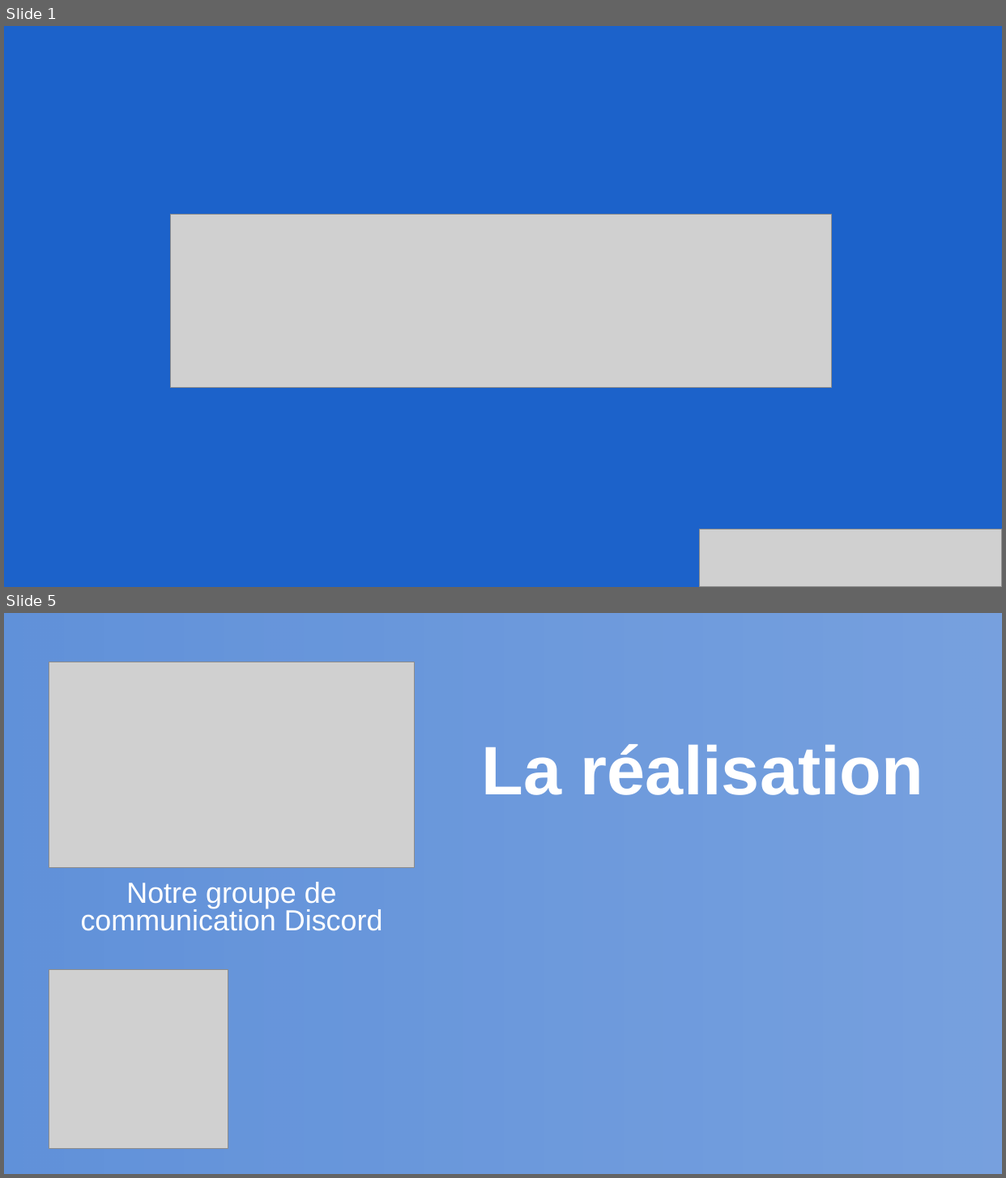
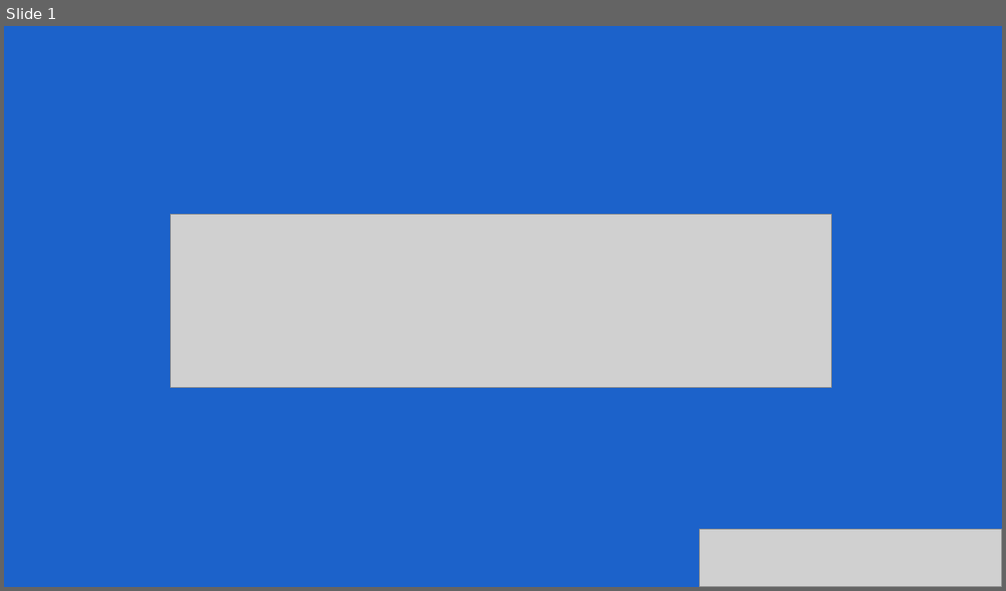
Before and after one commit to SkillUflow/RePlaced, a slide deck: .documents/Présentation - mercredi 22 mai/Soutenance du projet.pptx. Shown one above the other, each under a label of ours: slides 1 and 5 before the commit, slide 1 after it; the slides between them are not shown. The pictures are 1006x1178 and 1006x591 pixels, drawn with LibreOffice and Linux fonts; fonts in the diff are those of the drawing; grey boxes stand for pictures. Boxes give left, top, right and bottom in pixels: in the first picture for what was removed or moved away, otherwise in the second. Text is boxed around its words. In the diff, an @@ line names an element or a change of style, - is before the commit and + after.

```diff
--- a/.documents/Présentation - mercredi 22 mai/Soutenance du projet.pptx
+++ b/.documents/Présentation - mercredi 22 mai/Soutenance du projet.pptx
@@ slide 5 removed at (x1=4, y1=613, x2=1002, y2=1174), background #FFFFFF @@
@@ rectangle removed at (x1=4, y1=613, x2=1002, y2=1174) @@
@@ picture removed at (x1=49, y1=662, x2=414, y2=867) @@
@@ title removed at (x1=482, y1=744, x2=923, y2=795) @@
-La réalisation
@@ text removed at (x1=81, y1=882, x2=383, y2=931) @@
-Notre groupe de communication Discord
@@ picture removed at (x1=49, y1=970, x2=228, y2=1149) @@
```
Also in this commit, not shown: 3 slides added, 9 other slides removed, 2 other files.
